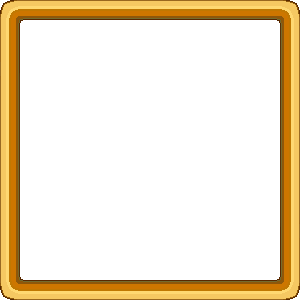
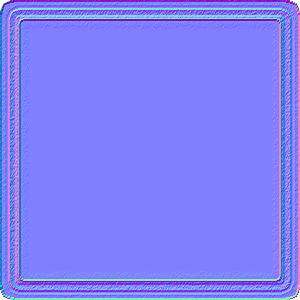
Layers edited between the first and the second (300, 300) image:
added layer "배경 복사 #1" above "배경 복사" over <box>0,0,300,300</box>
hid "배경" over <box>0,0,300,300</box>
